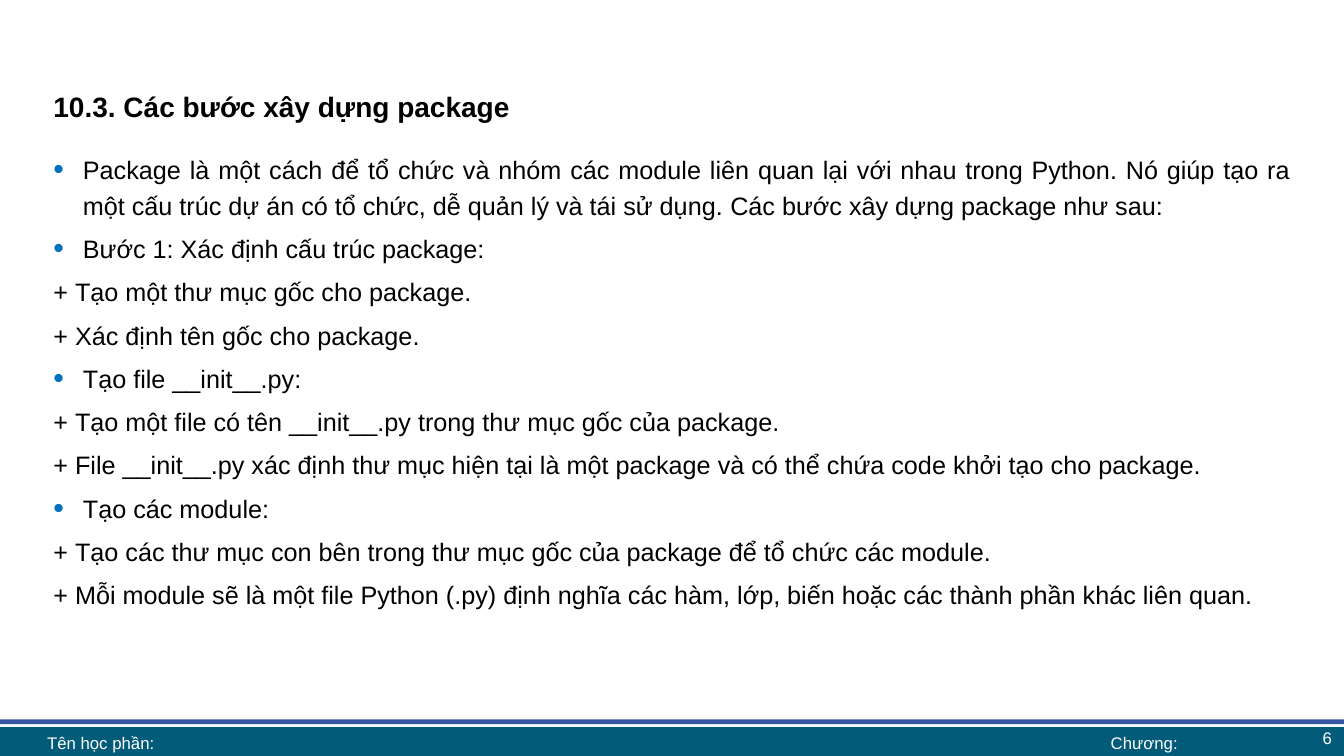
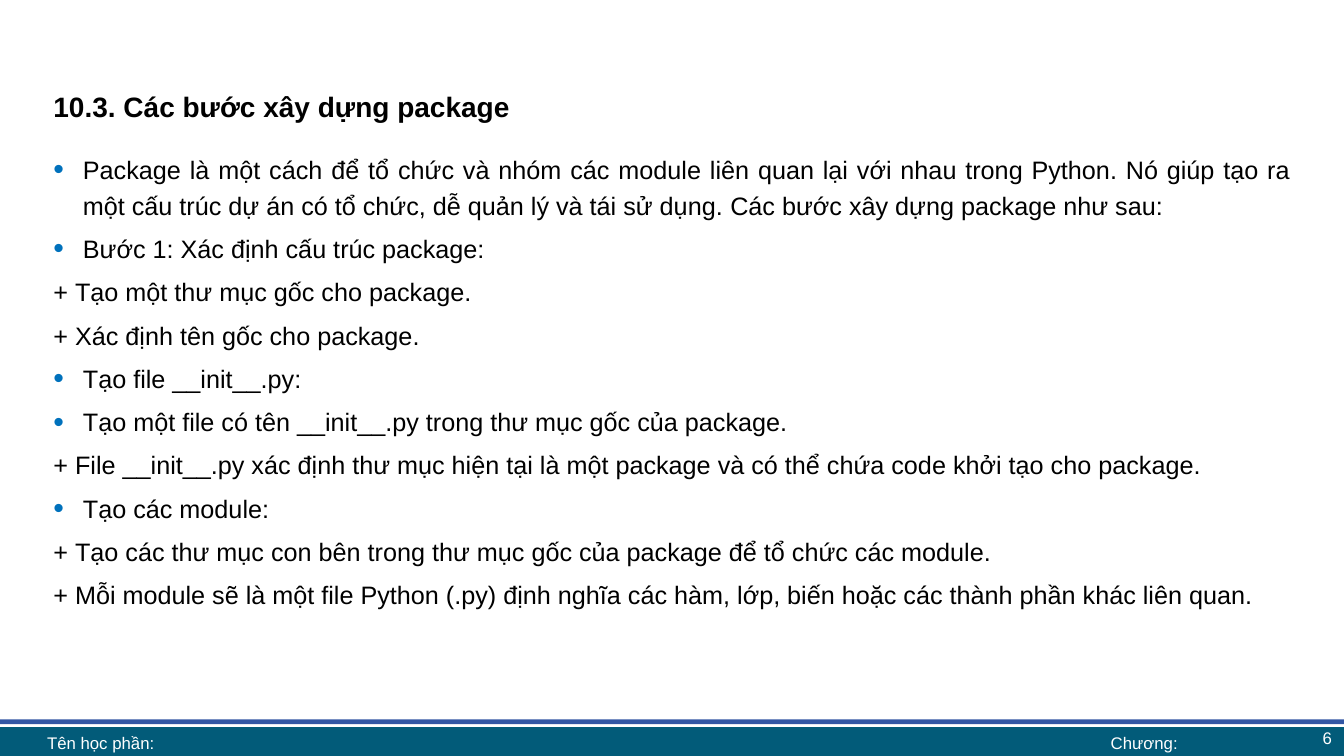
Before and after one commit to lhaaaaa/17A2-Ca-sang, a slide deck: slide 6 of Lab 10/Lab 10 bài giảng.pptx. Drawn at 1344x756 pixels with LibreOffice and Linux fonts; fonts in the diff are those of the drawing; background and template pictures are left out. Boxes give left, top, right and bottom in pixels: in the first picture for what was removed or moved away, otherwise in the second. Text is boxed around its words. In the diff, an @@ line names an element or a change of style, - is before the commit and + after.

```diff
--- a/Lab 10/Lab 10 bài giảng.pptx
+++ b/Lab 10/Lab 10 bài giảng.pptx
@@ text at <box>83,411,787,437</box>: text changed @@
-+ Tạo một file có tên __init__.py trong thư mục gốc của package.
+• Tạo một file có tên __init__.py trong thư mục gốc của package.
```
Also in this commit, not shown: 4 other slides changed.
